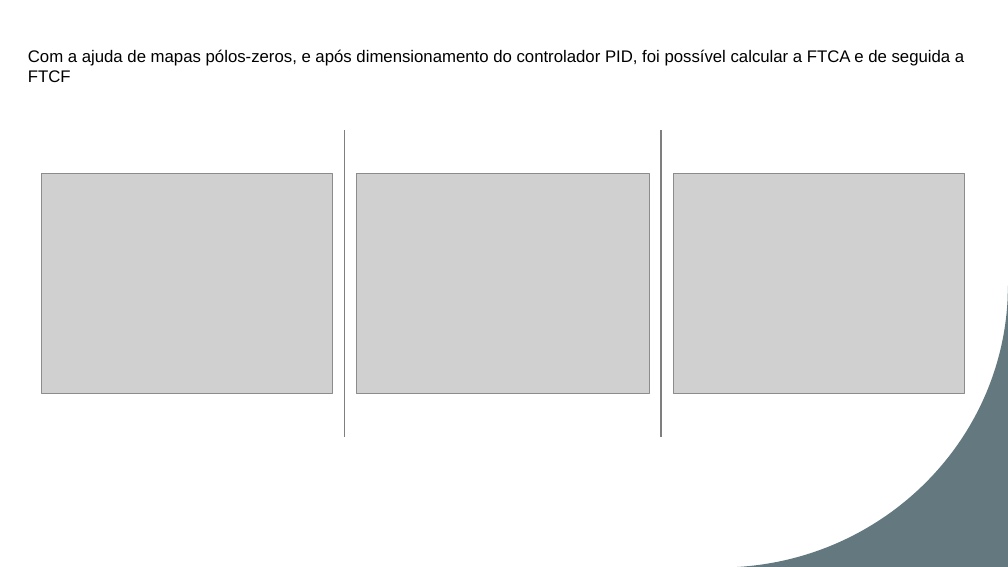
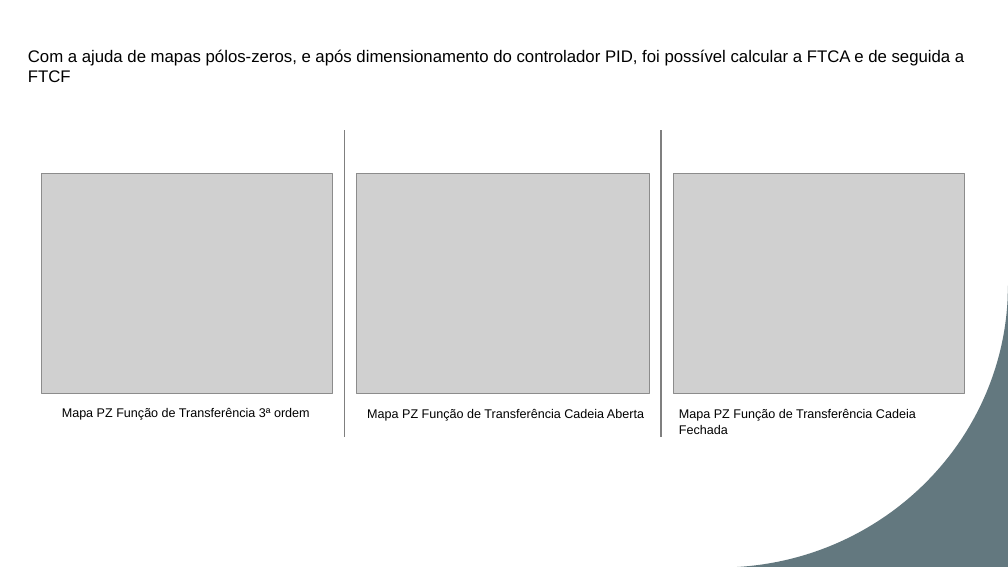
Before and after one commit to acorreia00/Matlab_CS, a slide deck: slide 3 of TP4/TP4 – Simulacao de Sistemas.pptx. Drawn at 1008x567 pixels with LibreOffice and Linux fonts; fonts in the diff are those of the drawing; grey boxes stand for pictures. Boxes give left, top, right and bottom in pixels: in the first picture for what was removed or moved away, otherwise in the second. Text is boxed around its words. In the diff, an @@ line names an element or a change of style, - is before the commit and + after.

Commit message:
PP fix

```diff
--- a/TP4/TP4 – Simulacao de Sistemas.pptx
+++ b/TP4/TP4 – Simulacao de Sistemas.pptx
@@ text added at [62,408,310,420], 12 pt, text #000000 @@
+Mapa PZ Função de Transferência 3ª ordem
@@ text added at [367,409,644,421], 12 pt, text #000000 @@
+Mapa PZ Função de Transferência Cadeia Aberta
@@ text added at [679,409,916,434], 12 pt, text #000000 @@
+Mapa PZ Função de Transferência Cadeia Fechada
```
Also in this commit, not shown: 1 other slide changed.
